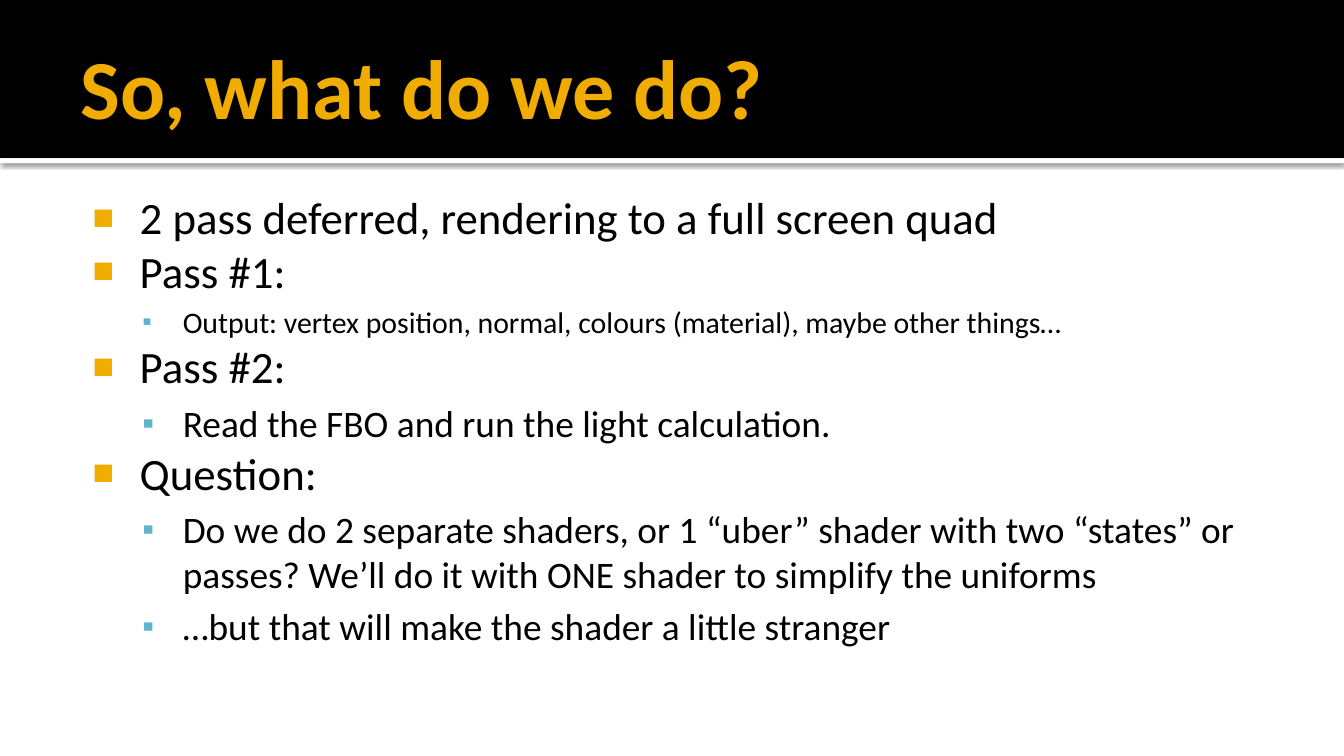
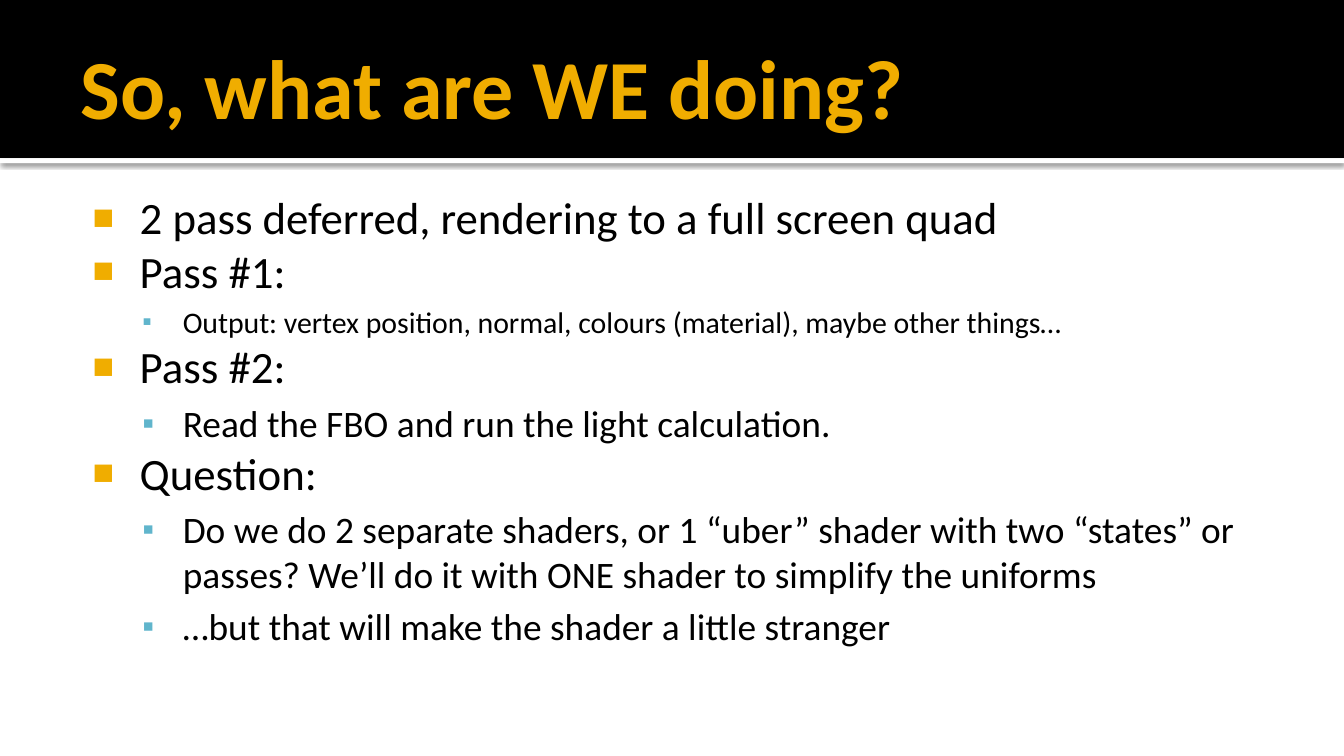
Before and after one commit to FeeneyCodes/GDP202425, a slide deck: slide 12 of 6020_Graph_2_(2025)/Day2Day/Week_08_Deferred_Rendering_1/Deferred_lighting.pptx. Drawn at 1344x756 pixels with LibreOffice and Linux fonts; fonts in the diff are those of the drawing. Boxes give left, top, right and bottom in pixels: in the first picture for what was removed or moved away, otherwise in the second. Text is boxed around its words. In the diff, an @@ line names an element or a change of style, - is before the commit and + after.

```diff
--- a/6020_Graph_2_(2025)/Day2Day/Week_08_Deferred_Rendering_1/Deferred_lighting.pptx
+++ b/6020_Graph_2_(2025)/Day2Day/Week_08_Deferred_Rendering_1/Deferred_lighting.pptx
@@ title at box(81, 60, 904, 134): text changed @@
-So, what do we do?
+So, what are WE doing?
```
Also in this commit, not shown: 3 slides added, 15 other files.
